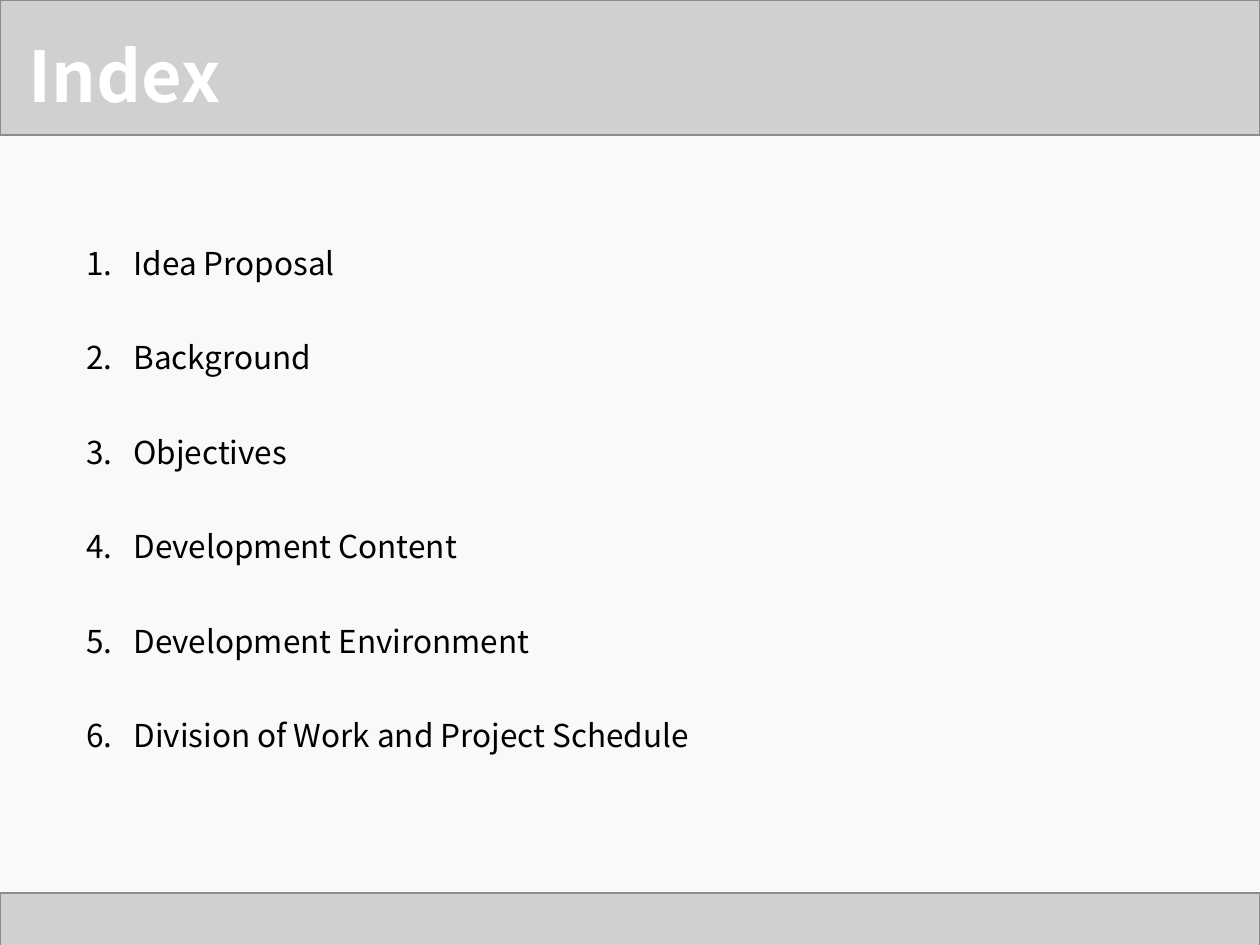
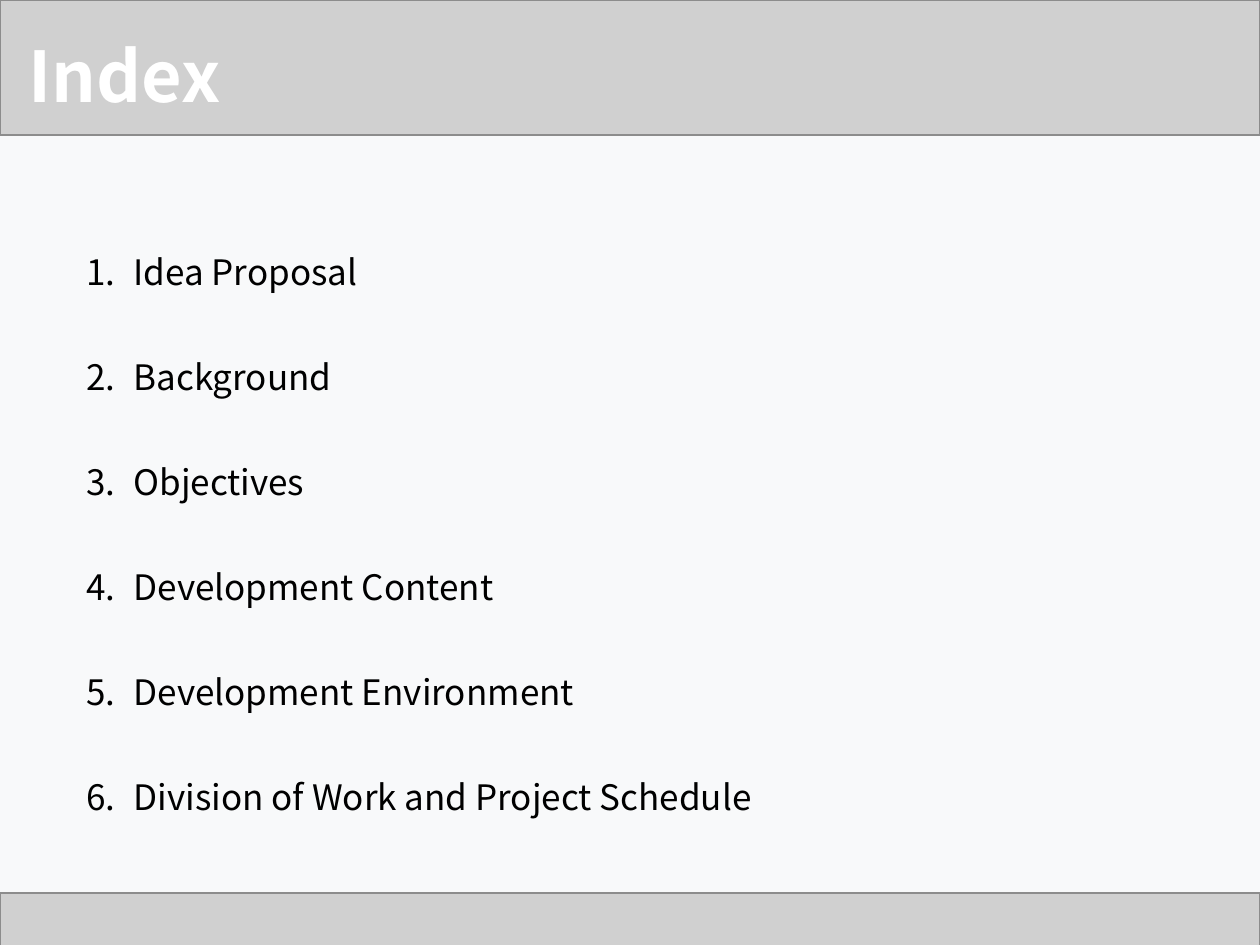
Before and after one commit to Team-GoNaMi/Docs, a slide deck: slide 2 of PPT/Team1_Presentation Material_3rd Week.pptx. Drawn at 1260x945 pixels with LibreOffice and Linux fonts; fonts in the diff are those of the drawing; grey boxes stand for pictures. Boxes give left, top, right and bottom in pixels: in the first picture for what was removed or moved away, otherwise in the second. Text is boxed around its words. In the diff, an @@ line names an element or a change of style, - is before the commit and + after.

Commit message:
Modified 2nd proposal and Uploaded 3rd week ppt

```diff
--- a/PPT/Team1_Presentation Material_3rd Week.pptx
+++ b/PPT/Team1_Presentation Material_3rd Week.pptx
@@ text "Idea Proposal" at [133, 257, 752, 819]: size 18 to 20 pt @@
```
Also in this commit, not shown: 5 other slides changed, 9 slides added, 10 slides removed, 2 other files.
